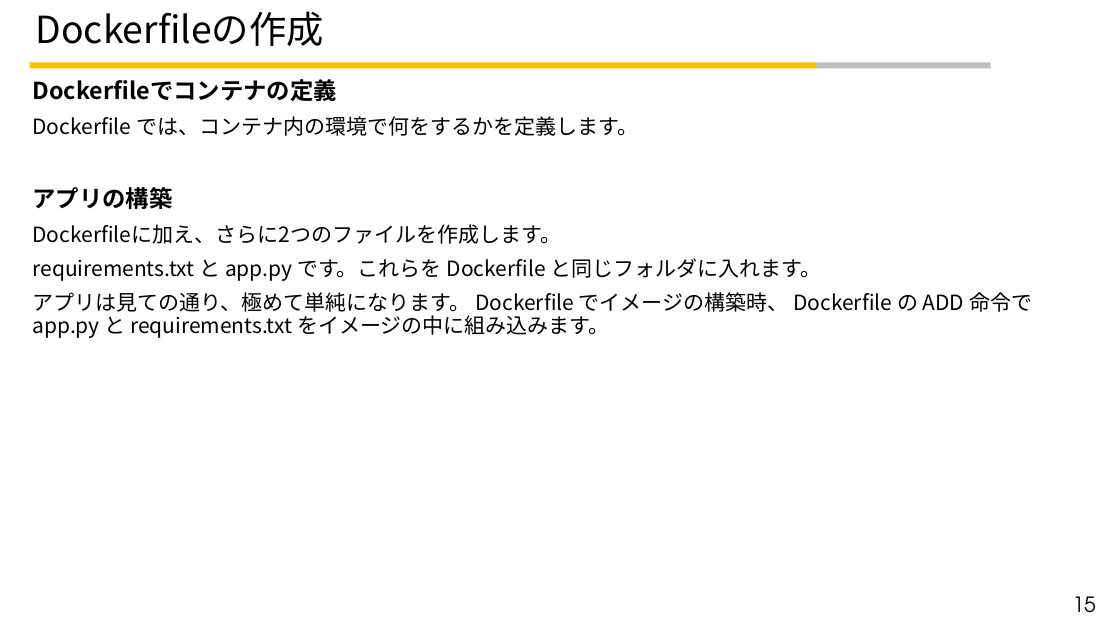
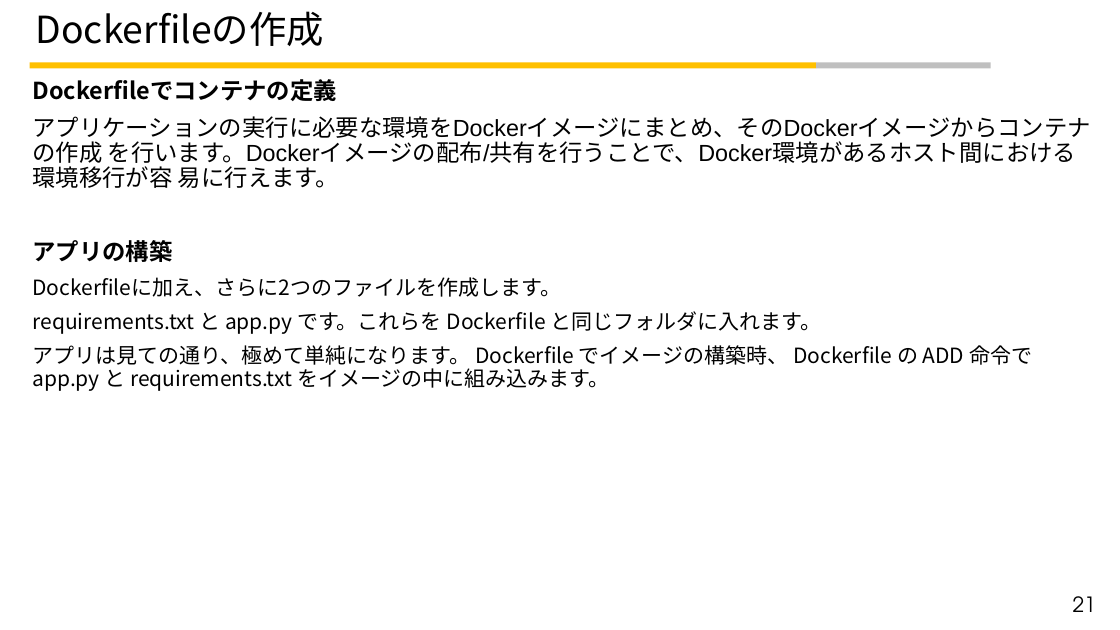
Before and after one commit to t-kotsubo/Study_Programing, a slide deck: slide 21 of Docker学習資料_小壷_20200501.pptx (slide 15 before the commit). Drawn at 1120x630 pixels with LibreOffice and Linux fonts; fonts in the diff are those of the drawing; background and template pictures are left out. Boxes give left, top, right and bottom in pixels: in the first picture for what was removed or moved away, otherwise in the second. Text is boxed around its words. In the diff, an @@ line names an element or a change of style, - is before the commit and + after.

```diff
--- a/Docker学習資料_小壷_20200501.pptx
+++ b/Docker学習資料_小壷_20200501.pptx
@@ text at bbox=[32, 116, 1090, 188]: text changed; size 18 to 20 pt; font Noto Sans CJK JP to Arial @@
-Dockerfile では、コンテナ内の環境で何をするかを定義します。
+アプリケーションの実行に必要な環境をDockerイメージにまとめ、そのDockerイメージからコンテナの作成 を行います。Dockerイメージの配布/共有を行うことで、Docker環境があるホスト間における環境移行が容 易に行えます。
@@ page number at bbox=[1073, 596, 1096, 612]: text changed @@
-15
+21
```
Also in this commit, not shown: 4 other slides changed, 7 slides added, 2 slides removed.
